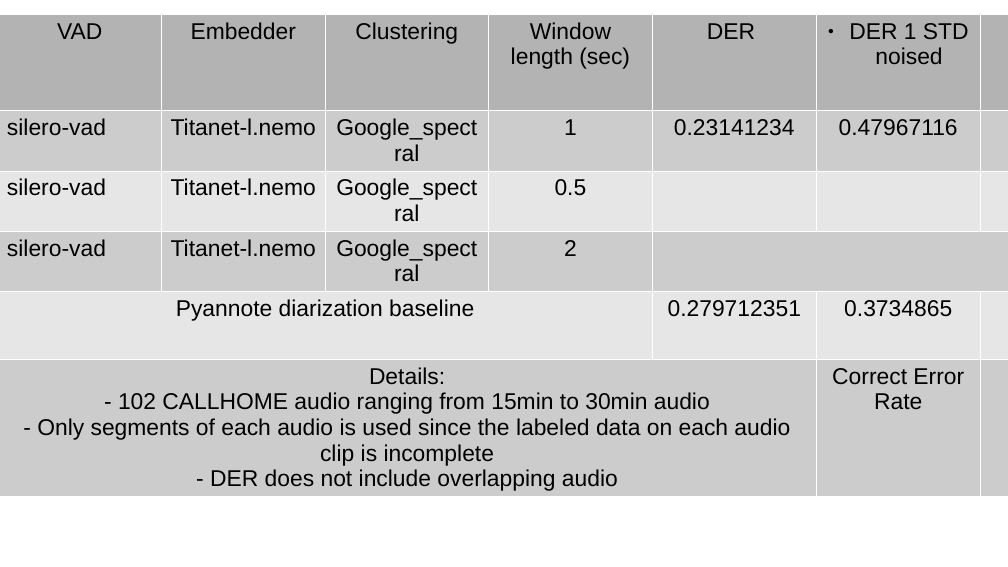
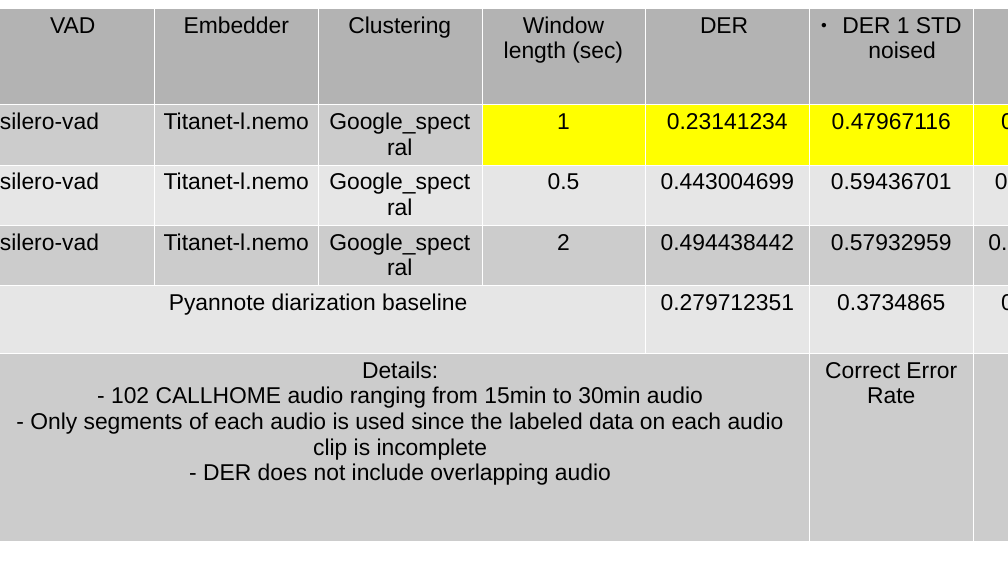
Before and after one commit to normalwalrus/speaker_diarization, a slide deck: slide 8 of Findings.odp (slide 7 before the commit). Drawn at 1008x567 pixels with LibreOffice and Linux fonts; fonts in the diff are those of the drawing. Boxes give left, top, right and bottom in pixels: in the first picture for what was removed or moved away, otherwise in the second. Text is boxed around its words. In the diff, an @@ line names an element or a change of style, - is before the commit and + after.

```diff
--- a/Findings.odp
+++ b/Findings.odp
@@ table at <box>0,8,1008,542</box> @@
-row 3: silero-vad | Titanet-l.nemo | Google_spectral | 0.5 |  |  | 
+row 3: silero-vad | Titanet-l.nemo | Google_spectral | 0.5 | 0.443004699 | 0.59436701 | 0.50431798
-row 4: silero-vad | Titanet-l.nemo | Google_spectral | 2 |  |  | 
+row 4: silero-vad | Titanet-l.nemo | Google_spectral | 2 | 0.494438442 | 0.57932959 | 0.504317980
@@ fill #CCCCCC to #FFFF00 in 4 cells @@
@@ table: place and size @@
-table at <box>0,14,1008,498</box>
+table at <box>0,8,1008,542</box>
```
Also in this commit, not shown: 5 other slides changed, 7 slides added, 7 other files.
